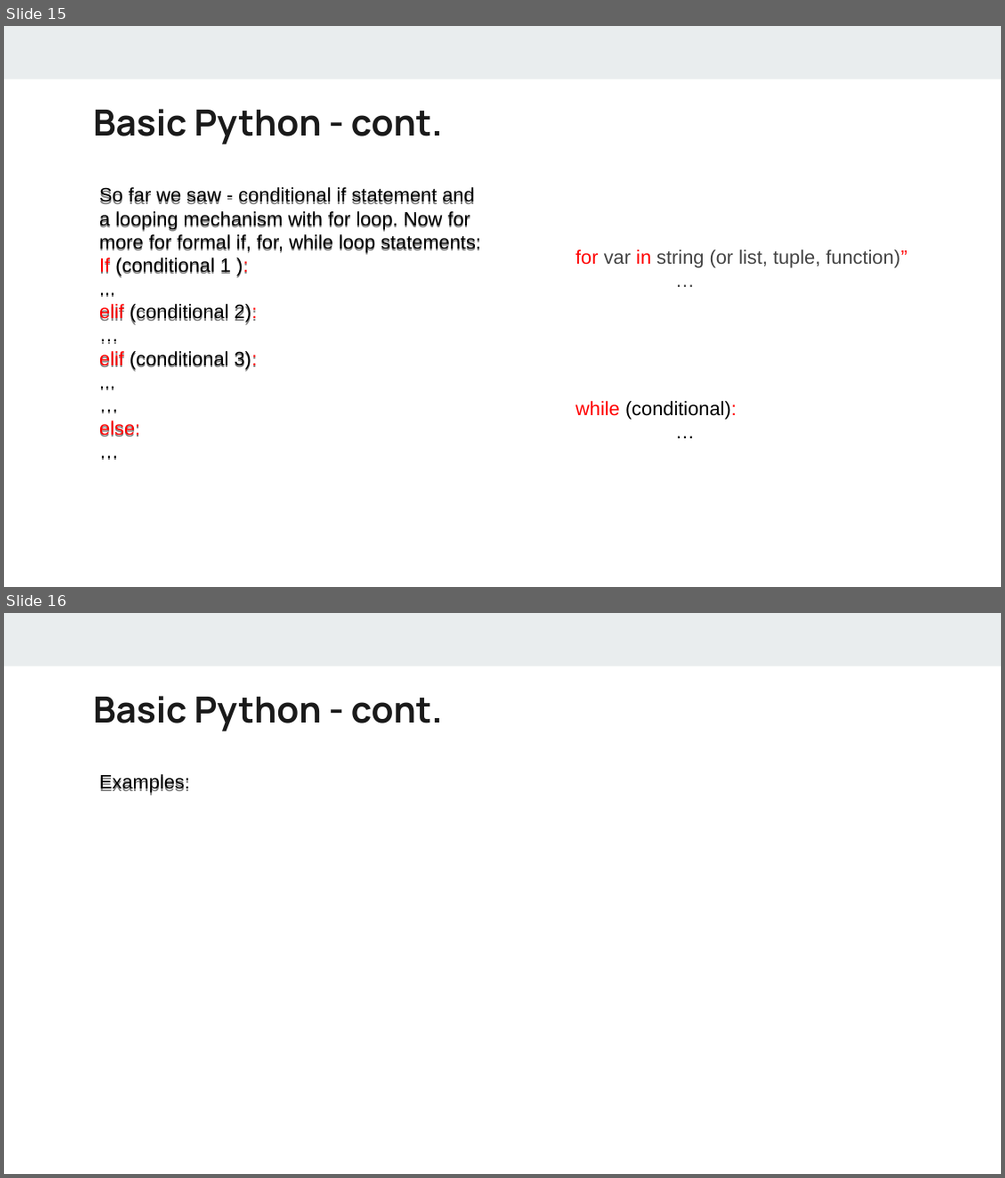
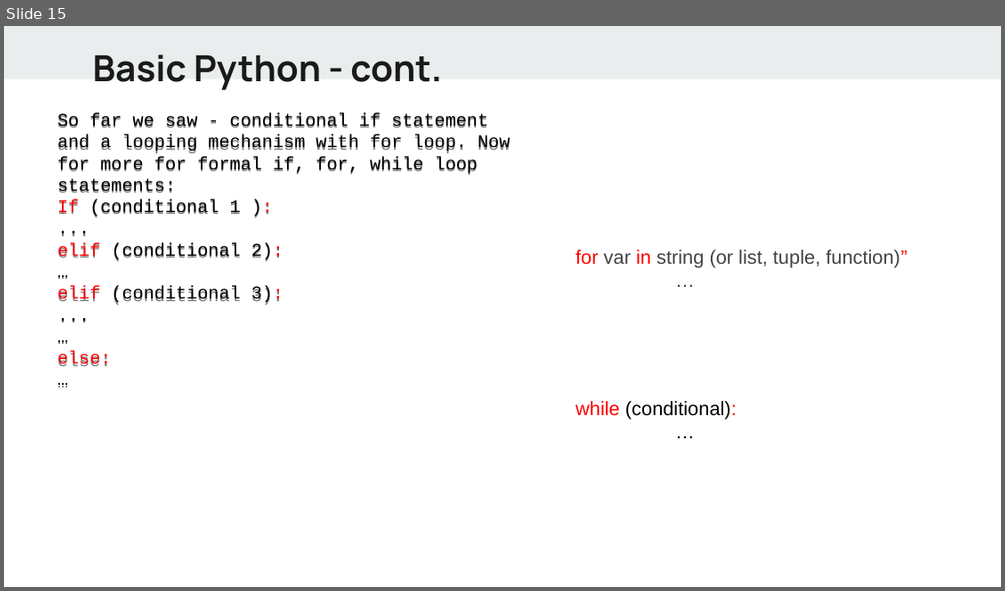
Before and after one commit to alif0/hello_world, a slide deck: lectures/Python - day1.pptx. Shown one above the other, each under a label of ours: slides 15 and 16 before the commit, slide 15 after it. The pictures are 1005x1178 and 1005x591 pixels, drawn with LibreOffice and Linux fonts; fonts in the diff are those of the drawing. Boxes give left, top, right and bottom in pixels: in the first picture for what was removed or moved away, otherwise in the second. Text is boxed around its words. In the diff, an @@ line names an element or a change of style, - is before the commit and + after.

```diff
--- a/lectures/Python - day1.pptx
+++ b/lectures/Python - day1.pptx
@@ slide 16 removed at bbox=[4, 613, 1001, 1174], background #FFFFFF; not listed: 1 template element that a slide beside it also shows @@
@@ text removed at bbox=[93, 696, 443, 731] @@
-Basic Python - cont.
@@ text removed at bbox=[99, 774, 190, 793] @@
-Examples:
@@ slide 15 changed as well @@
@@ text "Basic Python - cont.": place and size @@
-text "Basic Python - cont." at bbox=[93, 109, 443, 144]
+text "Basic Python - cont." at bbox=[93, 54, 442, 90]
@@ text "So far we saw - ...": place and size @@
-text "So far we saw - ..." at bbox=[99, 187, 481, 436]
+text "So far we saw - ..." at bbox=[57, 115, 510, 366]
@@ text "So far we saw - ..." at bbox=[57, 115, 510, 366]: size 14 to 13 pt, font Arial to Courier New @@
```
Also in this commit, not shown: 9 other slides changed, 1 slide added, 2 other files.
